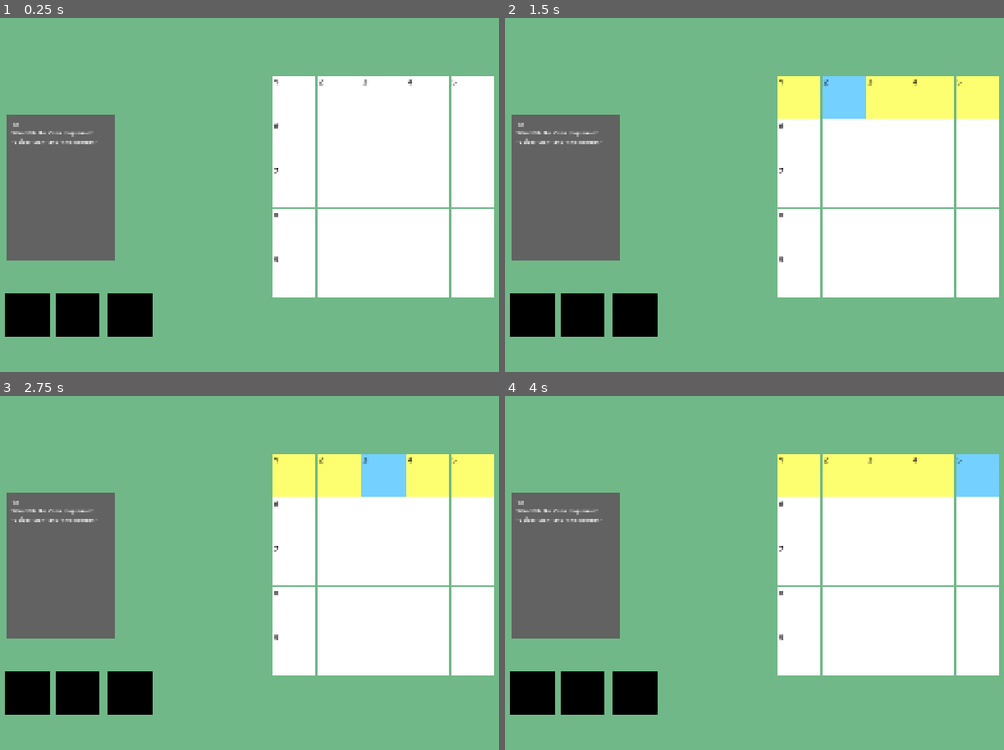
Above: before the commit, frames 1-4 (two rows, left to right).
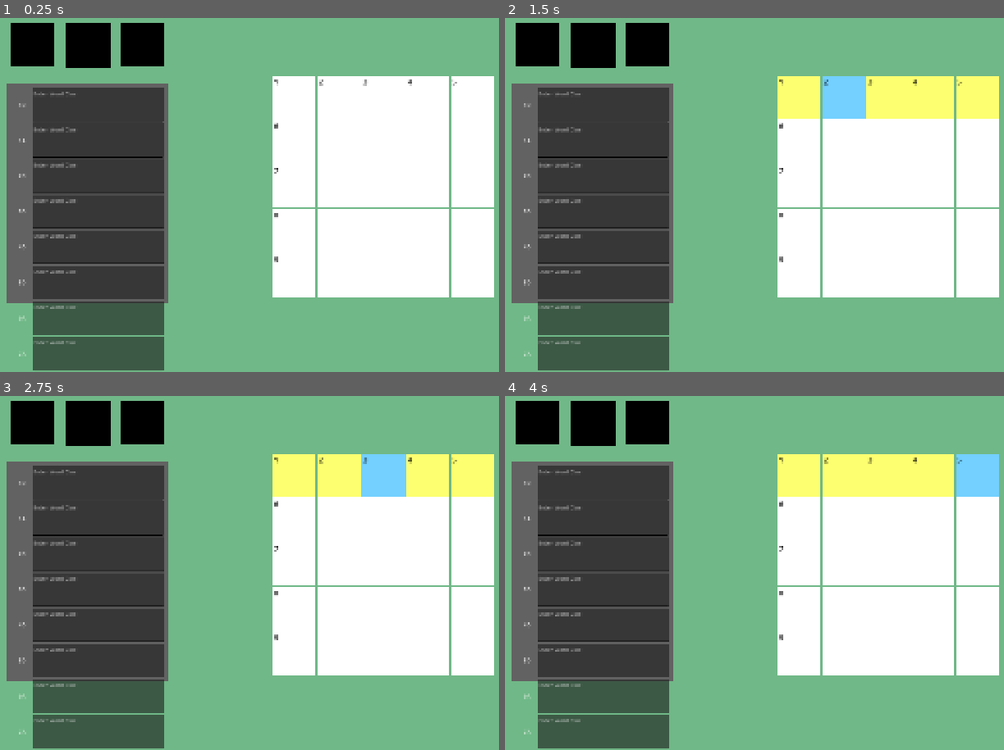
Above: after the commit, the same moments.

Repository: tagetjerngren/WordCrossing
Game: Godot game, scene res://Scenes/level.tscn
Same seed, same stepped clock (60 frames per second), same inputs: the game is played once before the commit and once after it.
Inputs (mouse positions are in pixels of both pictures, inside the frame that each line leads up to):
- Up to frame 1 (0.25 s): no input
- Up to frame 2 (1.5 s): tap Enter at 0.5 s; move the mouse to (799, 95) at 0.52 s; click (799, 95) at 0.67 s; tap Space at 1.25 s; move the mouse to (844, 95) at 1.27 s; click (844, 95) at 1.42 s
- Up to frame 3 (2.75 s): tap Enter at 2 s; move the mouse to (384, 473) at 2.02 s; click (384, 473) at 2.17 s
- Up to frame 4 (4 s): tap Space at 2.75 s; move the mouse to (934, 473) at 2.77 s; click (934, 473) at 2.92 s; tap Enter at 3.5 s; move the mouse to (979, 473) at 3.52 s; click (979, 473) at 3.67 s

The runs differ from the first frame. In frame 1, 26% of the frame differs, in the area x 0-34%, y 1-100%; in frame 2, 26%; in frame 3, 26%; in frame 4, 26%.

Commit message:
Feat: Add hint list where the player can enter the crossword word hints

Diff:
--- /dev/null
+++ b/Scenes/hint.gd
@@ -0,0 +1,26 @@
+extends Control
+
+const HINT_ENTRY = preload("res://Scenes/hint_entry.tscn")
+# Called when the node enters the scene tree for the first time.
+
+var Entries = []
+
+func PopulateHintList(strings : Array[String]):
+	for Entry in Entries:
+		Entry.queue_free()
+	Entries = []
+
+	for i in strings:
+		var Entry = HINT_ENTRY.instantiate()
+		$ColorRect/VBoxContainer.add_child(Entry)
+		#$ColorRect/GridContainer.add_child(Entry)
+		Entry.SetTitle(i)
+		Entries.append(Entry)
+
+func _ready() -> void:
+	pass
+	#PopulateHintList(["1A", "1D", "2A", "2D"])
+
+# Called every frame. 'delta' is the elapsed time since the previous frame.
+func _process(delta: float) -> void:
+	pass
--- a/Scenes/hint.tscn
+++ b/Scenes/hint.tscn
@@ -1,4 +1,6 @@
 [gd_scene format=3 uid="uid://c4unaponxdrp0"]
+
+[ext_resource type="Script" uid="uid://coi4m6x1iblev" path="res://Scenes/hint.gd" id="1_m0e3l"]
 
 [node name="Hint" type="Control" unique_id=221862569]
 layout_mode = 3
@@ -8,6 +10,7 @@
 grow_horizontal = 2
 grow_vertical = 2
 mouse_filter = 2
+script = ExtResource("1_m0e3l")
 
 [node name="ColorRect" type="ColorRect" parent="." unique_id=882538620]
 layout_mode = 1
@@ -15,21 +18,16 @@
 anchor_top = 0.5
 anchor_bottom = 0.5
 offset_left = 37.0
-offset_top = -211.0
-offset_right = 350.0
-offset_bottom = 212.0
+offset_top = -306.0
+offset_right = 508.0
+offset_bottom = 341.0
 grow_vertical = 2
 mouse_filter = 2
 color = Color(0.3854925, 0.3854925, 0.38549235, 1)
-metadata/_edit_group_ = true
 
-[node name="Label" type="Label" parent="ColorRect" unique_id=2117907801]
-custom_maximum_size = Vector2(290, 400)
+[node name="VBoxContainer" type="VBoxContainer" parent="ColorRect" unique_id=931305634]
 layout_mode = 0
-offset_left = 12.0
-offset_top = 13.0
-offset_right = 302.0
-offset_bottom = 88.0
-text = "1A
-What fills the Venn diagram of \"Spider-Man\" and \"the Internet\""
-autowrap_mode = 2
+offset_left = 17.0
+offset_top = 14.0
+offset_right = 452.0
+offset_bottom = 640.0
--- /dev/null
+++ b/Scenes/hint_entry.tscn
@@ -0,0 +1,22 @@
+[gd_scene format=3 uid="uid://dlbop14a52usk"]
+
+[ext_resource type="Script" uid="uid://bg47ki3itp2se" path="res://Scripts/hint_entry.gd" id="1_le3yn"]
+
+[node name="HintEntry" type="HBoxContainer" unique_id=1807114944]
+custom_maximum_size = Vector2(440, 200)
+script = ExtResource("1_le3yn")
+
+[node name="Label" type="Label" parent="." unique_id=1476332128]
+custom_minimum_size = Vector2(50, 30)
+custom_maximum_size = Vector2(100, 100)
+layout_mode = 2
+text = "1A"
+horizontal_alignment = 1
+vertical_alignment = 1
+
+[node name="TextEdit" type="TextEdit" parent="." unique_id=1034515272]
+custom_minimum_size = Vector2(500, 100)
+custom_maximum_size = Vector2(500, 500)
+layout_mode = 2
+placeholder_text = "Enter Word Clue"
+wrap_mode = 1
--- a/Scenes/level.tscn
+++ b/Scenes/level.tscn
@@ -18,10 +18,10 @@
 [node name="Hint" parent="." unique_id=221862569 instance=ExtResource("2_6phgx")]
 
 [node name="BlockTile" parent="." unique_id=874212332 instance=ExtResource("3_6phgx")]
-position = Vector2(241, 915)
+position = Vector2(273, 124)
 
 [node name="BlockTile2" parent="." unique_id=233604654 instance=ExtResource("3_6phgx")]
-position = Vector2(95, 913)
+position = Vector2(109, 121)
 
 [node name="BlockTile3" parent="." unique_id=706124688 instance=ExtResource("3_6phgx")]
-position = Vector2(394, 915)
+position = Vector2(432, 121)
--- a/Scripts/block_tile.gd
+++ b/Scripts/block_tile.gd
@@ -47,4 +47,5 @@
 			#closest_tile.SetState(Constants.TileState.Blocked)
 			closest_tile.SetBlocked(true)
 			closest_tile.Owner.SetTileNumbers()
+			closest_tile.Owner.SetHintList()
 			BlockedTile = closest_tile
--- a/Scripts/grid.gd
+++ b/Scripts/grid.gd
@@ -13,6 +13,7 @@
 const TILE_COUNT : int = GRID_WIDTH * GRID_HEIGHT
 
 var ActiveIndex : int = 0
+var HintTitles : Array[String] = []
 
 var CurrentHighlight : Constants.Highlight = Constants.Highlight.Inactive
 
@@ -91,13 +92,13 @@
 
 		Tiles.append(new_tile)
 
-# This doesn't really take blocked into account
-# TODO: Fix
 func SetTileNumbers():
 	for i in range(TILE_COUNT):
 		Tiles[i].ClearWordNumber()
 
-	var Number = 1
+	HintTitles = []
+
+	#var Number = 1
 	var VerticalChecked = []
 	var HorizontalChecked = []
 	var GivenNumber = []
@@ -106,6 +107,8 @@
 		for x in range(GRID_WIDTH):
 			if Tiles[x + y * GRID_WIDTH].GetBlocked():
 				continue
+
+			var Number = GivenNumber.size() + 1
 
 			# Vertical Check
 			if not (y * GRID_WIDTH + x in VerticalChecked) and not (y * GRID_WIDTH + x in GivenNumber):
@@ -117,7 +120,7 @@
 				if WordCount > 1:
 					Tiles[x + y * GRID_WIDTH].SetWordNumber(Number)
 					GivenNumber.append(x + y * GRID_WIDTH)
-					Number += 1
+					HintTitles.append(str(Number) + "D")
 
 			# Mark this axis as considered in vertical
 			for dy in range(y, GRID_HEIGHT):
@@ -126,26 +129,40 @@
 				VerticalChecked.append(x + dy * GRID_WIDTH)
 
 			# Horizontal Check
-			if not (y * GRID_WIDTH + x in HorizontalChecked) and not (y * GRID_WIDTH + x in GivenNumber):
+			if not (y * GRID_WIDTH + x in HorizontalChecked):
 				var WordCount = 0
 				for dx in range(x, GRID_WIDTH):
 					if Tiles[dx + y * GRID_WIDTH].GetBlocked():
 						break
 					WordCount += 1
 				if WordCount > 1:
-					Tiles[x + y * GRID_WIDTH].SetWordNumber(Number)
-					GivenNumber.append(x + y * GRID_WIDTH)
-					Number += 1
+					if (y * GRID_WIDTH + x in GivenNumber):
+						HintTitles.append(str(Number) + "A")
+					else:
+						Tiles[x + y * GRID_WIDTH].SetWordNumber(Number)
+						GivenNumber.append(x + y * GRID_WIDTH)
+						HintTitles.append(str(Number) + "A")
 
 			# Mark this axis as considered horizontally
 			for dx in range(x, GRID_WIDTH):
 				if Tiles[dx + y * GRID_WIDTH].GetBlocked():
 					break
 				HorizontalChecked.append(dx + y * GRID_WIDTH)
+
+			Number += 1
+
+	for i in HintTitles:
+		print(i)
+	print()
+
 # Called when the node enters the scene tree for the first time.
 func _ready() -> void:
 	SpawnGrid()
 	SetTileNumbers()
+	$"../Hint".PopulateHintList(HintTitles)
+
+func SetHintList():
+	$"../Hint".PopulateHintList(HintTitles)
 
 func _input(event: InputEvent) -> void:
 	if event is InputEventKey and event.is_pressed() and !event.is_echo():
--- /dev/null
+++ b/Scripts/hint_entry.gd
@@ -0,0 +1,4 @@
+extends HBoxContainer
+
+func SetTitle(Title : String):
+	$Label.text = Title
Not shown, added: Scenes/hint.gd.uid
Not shown, added: Scripts/hint_entry.gd.uid
